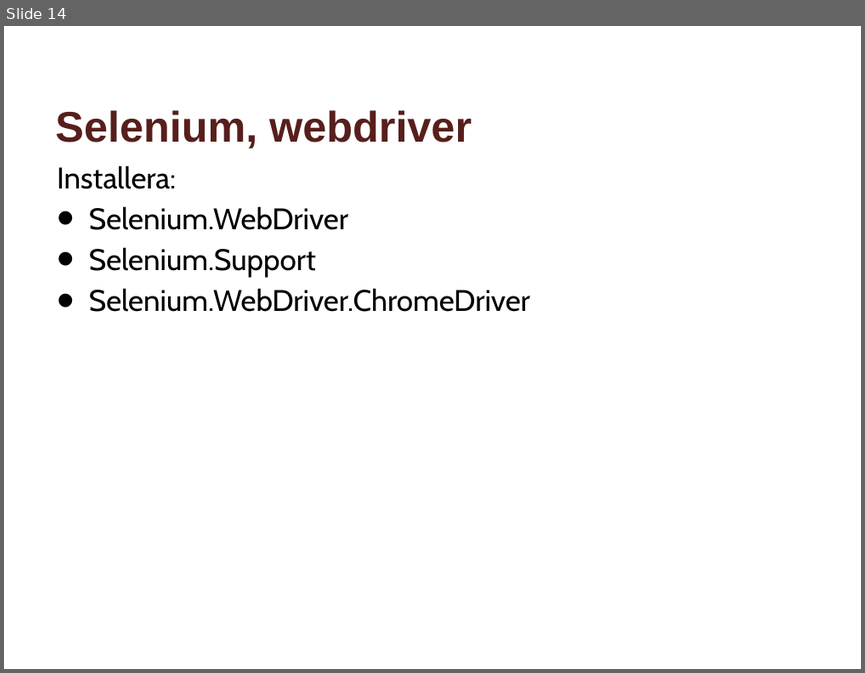
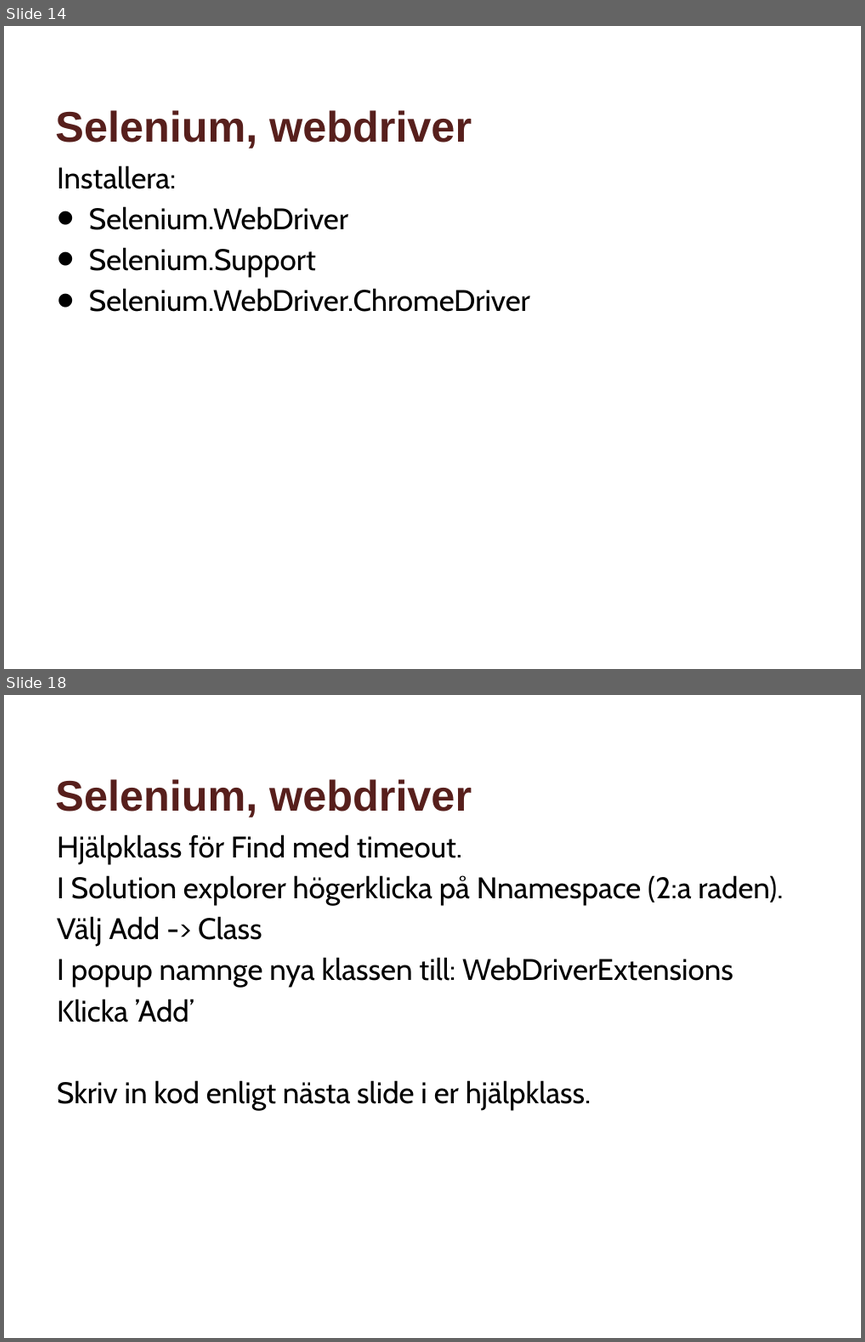
Before and after one commit to andekd/Webdriver-in-VS2015, a slide deck: Selenium_VS2015_Bas.pptx. Shown one above the other, each under a label of ours: slide 14 before the commit, slides 14 and 18 after it; the slides between them are not shown. The pictures are 865x673 and 865x1342 pixels, drawn with LibreOffice and Linux fonts; fonts in the diff are those of the drawing; background and template pictures are left out. Boxes give left, top, right and bottom in pixels: in the first picture for what was removed or moved away, otherwise in the second. Text is boxed around its words. In the diff, an @@ line names an element or a change of style, - is before the commit and + after.

```diff
--- a/Selenium_VS2015_Bas.pptx
+++ b/Selenium_VS2015_Bas.pptx
@@ slide 18 added at [4,695,861,1338], background #FFFFFF @@
@@ title added at [55,779,472,817], 36 pt, text #571F1C, bold @@
+Selenium, webdriver
@@ text added at [57,834,783,1111], 25 pt, text #000000 @@
+Hjälpklass för Find med timeout.
+I Solution explorer högerklicka på Nnamespace (2:a raden).
+Välj Add -> Class
+I popup namnge nya klassen till: WebDriverExtensions
+Klicka ’Add’
+Skriv in kod enligt nästa slide i er hjälpklass.
```
Also in this commit, not shown: 4 other slides added, 7 other files.
